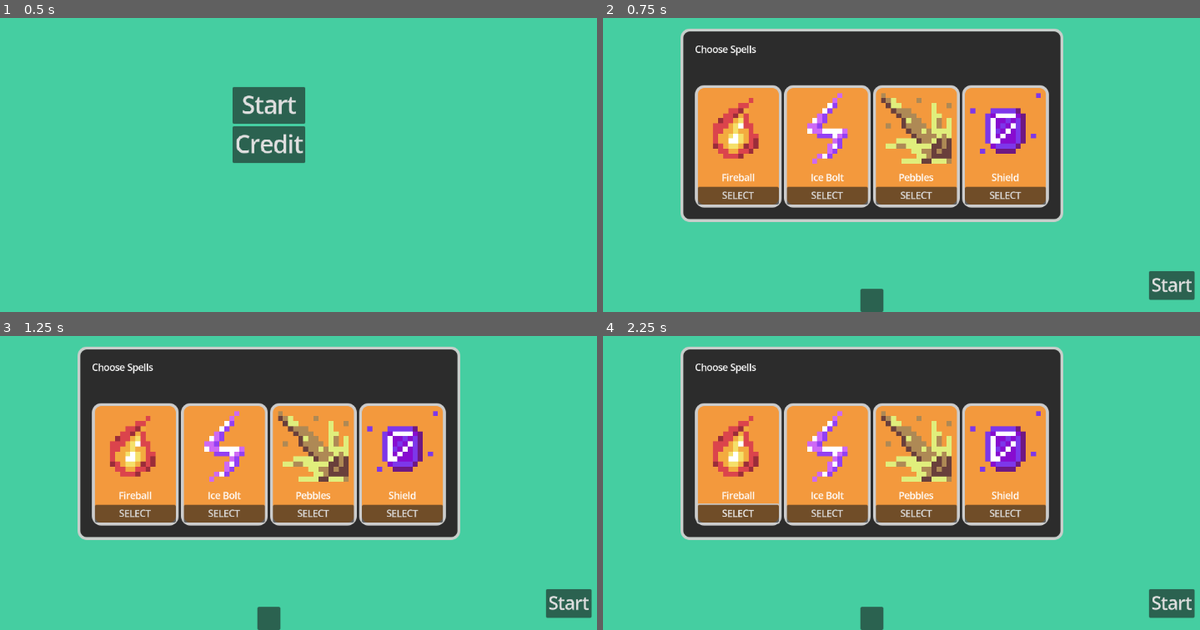
Above: before the commit, frames 1-4 (two rows, left to right).
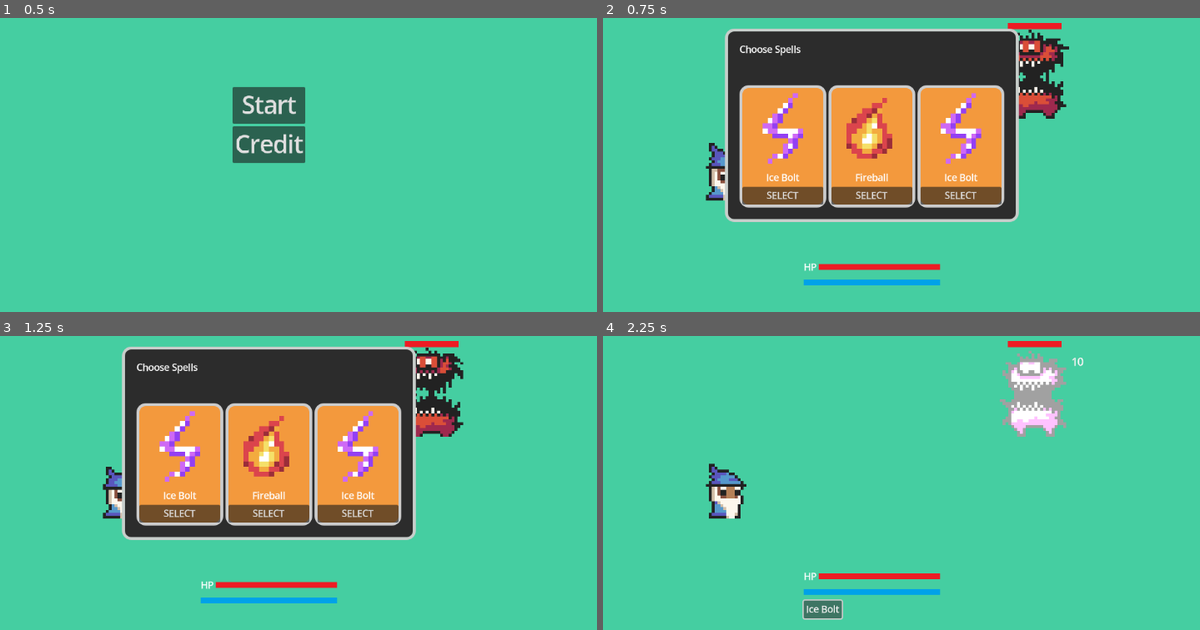
Above: after the commit, the same moments.

Repository: fireflies001/simple-turn-based-rogue-like-game
Game: Godot game, scene res://scenes/menu.tscn
Two runs of this game, one before a commit and one after it. Both use one fixed random seed, a clock stepped at 60 frames per second and the inputs below.
Inputs (mouse positions are in pixels of both pictures, inside the frame that each line leads up to):
- Up to frame 1 (0.5 s): no input
- Up to frame 2 (0.75 s): click "Start" at 0.5 s
- Up to frame 3 (1.25 s): no input
- Up to frame 4 (2.25 s): click "SELECT" at 1.25 s; click (823, 609) at 2 s, where only the run after the commit has a clickable "Ice Bolt"

Frame 1 is identical in both runs. In frame 2, 22% of the frame differs, in the area x 12-100%, y 1-100%; in frame 3, 22%; in frame 4, 45%.

Commit message:
refine combat added new logic on health and damage taken

Diff:
--- a/healthbar.tscn
+++ /dev/null
@@ -1,9 +0,0 @@
-[gd_scene load_steps=2 format=3 uid="uid://c1gbja3arjtxp"]
-
-[sub_resource type="CompressedTexture2D" id="CompressedTexture2D_8y64o"]
-load_path = "res://.godot/imported/04.png-801a60834239031a1f0f78f41842d7bd.ctex"
-
-[node name="health" type="Sprite2D"]
-texture = SubResource("CompressedTexture2D_8y64o")
-region_enabled = true
-region_rect = Rect2(50.4847, 5.89097, 42.7012, 5.54035)
--- a/scenes/enemy_1.tscn
+++ b/scenes/enemy_1.tscn
@@ -1,11 +1,13 @@
-[gd_scene load_steps=10 format=3 uid="uid://cy0o870pisfsm"]
+[gd_scene load_steps=12 format=3 uid="uid://cy0o870pisfsm"]
 
 [ext_resource type="Script" path="res://scripts/enemy_1.gd" id="1_5oig6"]
 [ext_resource type="Texture2D" uid="uid://ccmubk5tmmjit" path="res://icons/enemy1/big_demon_idle_anim_f0.png" id="1_qk7bh"]
 [ext_resource type="Texture2D" uid="uid://c0na1l4xek5oq" path="res://icons/enemy1/big_demon_idle_anim_f1.png" id="2_dq5hw"]
 [ext_resource type="Texture2D" uid="uid://7u1rw14b2rfo" path="res://icons/enemy1/big_demon_idle_anim_f2.png" id="3_lubvp"]
 [ext_resource type="Texture2D" uid="uid://pfnc0no4i8uf" path="res://icons/enemy1/big_demon_idle_anim_f3.png" id="4_vpnn6"]
+[ext_resource type="Texture2D" uid="uid://vqrv34q2w12j" path="res://icons/OVER.png" id="6_3qf3j"]
 [ext_resource type="PackedScene" uid="uid://cj7a8bujyp65o" path="res://scenes/health.tscn" id="6_bkf0t"]
+[ext_resource type="Texture2D" uid="uid://cm5jw5ybvscpv" path="res://icons/HP.png" id="6_c0yi2"]
 
 [sub_resource type="SpriteFrames" id="SpriteFrames_1vgop"]
 animations = [{
@@ -49,10 +51,10 @@
 shape = SubResource("CircleShape2D_ftynm")
 
 [node name="PanelContainer" type="PanelContainer" parent="."]
-offset_left = 8.0
-offset_top = -55.0
-offset_right = 91.0
-offset_bottom = 175.0
+offset_left = -9.0
+offset_top = -51.0
+offset_right = 114.0
+offset_bottom = 179.0
 theme_override_styles/panel = SubResource("StyleBoxFlat_u5qqd")
 
 [node name="MarginContainer" type="MarginContainer" parent="PanelContainer"]
@@ -66,14 +68,11 @@
 layout_mode = 2
 theme_override_constants/separation = 150
 
-[node name="Label" type="Label" parent="PanelContainer/MarginContainer/VBoxContainer"]
-layout_mode = 2
-text = "Enemy"
-
-[node name="ProgressBar" type="ProgressBar" parent="PanelContainer/MarginContainer/VBoxContainer"]
+[node name="ProgressBar" type="TextureProgressBar" parent="PanelContainer/MarginContainer/VBoxContainer"]
 layout_mode = 2
 value = 100.0
-show_percentage = false
+texture_under = ExtResource("6_3qf3j")
+texture_progress = ExtResource("6_c0yi2")
 
 [node name="health" parent="." instance=ExtResource("6_bkf0t")]
 health_points = 100.0
--- /dev/null
+++ b/scenes/popup_skill.tscn
@@ -0,0 +1,57 @@
+[gd_scene load_steps=3 format=3 uid="uid://bf0vis0msggay"]
+
+[ext_resource type="Script" path="res://scripts/popup_skill.gd" id="1_y8ro2"]
+
+[sub_resource type="StyleBoxFlat" id="StyleBoxFlat_bwey4"]
+bg_color = Color(0.172549, 0.172549, 0.172549, 1)
+border_width_left = 5
+border_width_top = 5
+border_width_right = 5
+border_width_bottom = 5
+border_color = Color(0.784314, 0.807843, 0.796078, 1)
+corner_radius_top_left = 15
+corner_radius_top_right = 15
+corner_radius_bottom_right = 15
+corner_radius_bottom_left = 15
+
+[node name="popup_skill" type="Control"]
+layout_mode = 3
+anchors_preset = 15
+anchor_right = 1.0
+anchor_bottom = 1.0
+grow_horizontal = 2
+grow_vertical = 2
+script = ExtResource("1_y8ro2")
+
+[node name="PanelContainer" type="PanelContainer" parent="."]
+layout_mode = 1
+anchors_preset = 8
+anchor_left = 0.5
+anchor_top = 0.5
+anchor_right = 0.5
+anchor_bottom = 0.5
+offset_left = -78.5
+offset_top = -61.5
+offset_right = 78.5
+offset_bottom = 61.5
+grow_horizontal = 2
+grow_vertical = 2
+theme_override_styles/panel = SubResource("StyleBoxFlat_bwey4")
+
+[node name="MarginContainer" type="MarginContainer" parent="PanelContainer"]
+layout_mode = 2
+theme_override_constants/margin_left = 20
+theme_override_constants/margin_top = 20
+theme_override_constants/margin_right = 20
+theme_override_constants/margin_bottom = 20
+
+[node name="VBoxContainer" type="VBoxContainer" parent="PanelContainer/MarginContainer"]
+layout_mode = 2
+theme_override_constants/separation = 50
+
+[node name="Label" type="Label" parent="PanelContainer/MarginContainer/VBoxContainer"]
+layout_mode = 2
+text = "Choose Spells"
+
+[node name="HBoxContainer" type="HBoxContainer" parent="PanelContainer/MarginContainer/VBoxContainer"]
+layout_mode = 2
--- /dev/null
+++ b/scenes/world.gd
@@ -0,0 +1,39 @@
+extends Control
+
+@onready var popup = $popup_skill
+@onready var skillContainer = $skillContainer/MarginContainer/VBoxContainer/HBoxContainer
+@onready var healthbar = $skillContainer/MarginContainer/VBoxContainer/HBoxContainer2/TextureProgressBar
+@export var healthNode: HEALTH
+@onready var player = $player
+@onready var damagepos = $damage_pos
+@onready var textContainer = $textContainer
+@onready var textAnimation = $AnimationPlayer
+# Called when the node enters the scene tree for the first time.
+signal attack_enemy(value: String)
+signal popup_skill()
+
+func _on_popup_skill_added_skill(value):
+	for child in skillContainer.get_children():
+		child.queue_free()
+	popup.visible = false
+	var skill = Button.new()
+	skill.text = value["name"]
+	skill.connect("pressed", Callable(self, "skill_pressed").bind(value))
+	skillContainer.add_child(skill)
+
+func skill_pressed(skill):
+
+	emit_signal("attack_enemy",skill)
+
+func _on_enemy_1_attack_player(value):
+	var Enemy_turn_text = Label.new()
+	Enemy_turn_text.text = "ENEMY TURN"
+	textContainer.add_child(Enemy_turn_text)
+	textAnimation.play("skill_dialog")
+	await get_tree().create_timer(2).timeout
+	textAnimation.play("skill_dialog_out")
+	await get_tree().create_timer(2).timeout
+	Enemy_turn_text.queue_free()
+	await get_tree().create_timer(1).timeout
+	healthbar.value = await healthNode.damage_taken(healthbar.value,10,player.get_node("AnimatedSprite2D"), damagepos.global_position, value)
+	emit_signal("popup_skill")
--- a/scenes/world.tscn
+++ b/scenes/world.tscn
@@ -1,21 +1,73 @@
-[gd_scene load_steps=7 format=3 uid="uid://dcaqry2jfh0jy"]
+[gd_scene load_steps=14 format=3 uid="uid://dcaqry2jfh0jy"]
 
 [ext_resource type="PackedScene" uid="uid://cy0o870pisfsm" path="res://scenes/enemy_1.tscn" id="1_8m2j1"]
+[ext_resource type="Script" path="res://scenes/world.gd" id="1_wcub6"]
 [ext_resource type="PackedScene" uid="uid://dsvbph1aqci8n" path="res://scenes/player.tscn" id="2_hcr3v"]
 [ext_resource type="Texture2D" uid="uid://vqrv34q2w12j" path="res://icons/OVER.png" id="3_oumiq"]
 [ext_resource type="Texture2D" uid="uid://cm5jw5ybvscpv" path="res://icons/HP.png" id="4_7xkwk"]
 [ext_resource type="Texture2D" uid="uid://oi5x1xrsxf4a" path="res://icons/MANA.png" id="5_1qput"]
+[ext_resource type="PackedScene" uid="uid://bf0vis0msggay" path="res://scenes/popup_skill.tscn" id="7_e4vo0"]
+[ext_resource type="PackedScene" uid="uid://cj7a8bujyp65o" path="res://scenes/health.tscn" id="8_iyww7"]
+
+[sub_resource type="Animation" id="Animation_fwtkx"]
+resource_name = "skill_dialog"
+length = 0.5
+tracks/0/type = "value"
+tracks/0/imported = false
+tracks/0/enabled = true
+tracks/0/path = NodePath(".:position")
+tracks/0/interp = 1
+tracks/0/loop_wrap = true
+tracks/0/keys = {
+"times": PackedFloat32Array(0, 0.5),
+"transitions": PackedFloat32Array(1, 1),
+"update": 0,
+"values": [Vector2(-100, 304), Vector2(556, 304)]
+}
+
+[sub_resource type="Animation" id="Animation_yauw0"]
+resource_name = "skill_dialog_out"
+length = 0.5
+tracks/0/type = "value"
+tracks/0/imported = false
+tracks/0/enabled = true
+tracks/0/path = NodePath(".:position")
+tracks/0/interp = 1
+tracks/0/loop_wrap = true
+tracks/0/keys = {
+"times": PackedFloat32Array(0, 0.5),
+"transitions": PackedFloat32Array(1, 1),
+"update": 0,
+"values": [Vector2(556, 304), Vector2(2000, 304)]
+}
+
+[sub_resource type="AnimationLibrary" id="AnimationLibrary_ox2fw"]
+_data = {
+"skill_dialog": SubResource("Animation_fwtkx"),
+"skill_dialog_out": SubResource("Animation_yauw0")
+}
 
 [sub_resource type="StyleBoxFlat" id="StyleBoxFlat_5tvxa"]
 bg_color = Color(0.6, 0.6, 0.6, 0)
 
-[node name="world" type="Control"]
+[sub_resource type="StyleBoxFlat" id="StyleBoxFlat_2006g"]
+bg_color = Color(0.6, 0.6, 0.6, 0)
+
+[node name="world" type="Control" node_paths=PackedStringArray("healthNode")]
 layout_mode = 3
 anchors_preset = 15
 anchor_right = 1.0
 anchor_bottom = 1.0
 grow_horizontal = 2
 grow_vertical = 2
+script = ExtResource("1_wcub6")
+healthNode = NodePath("health")
+
+[node name="AnimationPlayer" type="AnimationPlayer" parent="."]
+root_node = NodePath("../textContainer")
+libraries = {
+"": SubResource("AnimationLibrary_ox2fw")
+}
 
 [node name="ColorRect" type="ColorRect" parent="."]
 layout_mode = 1
@@ -27,48 +79,43 @@
 color = Color(0.270588, 0.807843, 0.631373, 1)
 
 [node name="enemy1" parent="." instance=ExtResource("1_8m2j1")]
-position = Vector2(856, 183)
+position = Vector2(805, 183)
 
 [node name="player" parent="." instance=ExtResource("2_hcr3v")]
-position = Vector2(255, 378)
+position = Vector2(319, 385)
 
-[node name="PanelContainer" type="PanelContainer" parent="."]
+[node name="skillContainer" type="PanelContainer" parent="."]
 layout_mode = 1
-anchors_preset = 7
-anchor_left = 0.5
+anchors_preset = 12
 anchor_top = 1.0
-anchor_right = 0.5
+anchor_right = 1.0
 anchor_bottom = 1.0
-offset_left = -243.0
-offset_top = -222.0
-offset_right = 23.0
-offset_bottom = -111.0
+offset_top = -124.0
 grow_horizontal = 2
 grow_vertical = 0
-scale = Vector2(2, 2)
 theme_override_styles/panel = SubResource("StyleBoxFlat_5tvxa")
 
-[node name="MarginContainer" type="MarginContainer" parent="PanelContainer"]
+[node name="MarginContainer" type="MarginContainer" parent="skillContainer"]
 layout_mode = 2
 theme_override_constants/margin_left = 20
 theme_override_constants/margin_top = 20
 theme_override_constants/margin_right = 20
 theme_override_constants/margin_bottom = 20
 
-[node name="VBoxContainer" type="VBoxContainer" parent="PanelContainer/MarginContainer"]
+[node name="VBoxContainer" type="VBoxContainer" parent="skillContainer/MarginContainer"]
 layout_mode = 2
 size_flags_horizontal = 4
 size_flags_vertical = 4
 theme_override_constants/separation = 10
 
-[node name="HBoxContainer2" type="HBoxContainer" parent="PanelContainer/MarginContainer/VBoxContainer"]
+[node name="HBoxContainer2" type="HBoxContainer" parent="skillContainer/MarginContainer/VBoxContainer"]
 layout_mode = 2
 
-[node name="Label" type="Label" parent="PanelContainer/MarginContainer/VBoxContainer/HBoxContainer2"]
+[node name="Label" type="Label" parent="skillContainer/MarginContainer/VBoxContainer/HBoxContainer2"]
 layout_mode = 2
 text = "HP"
 
-[node name="TextureProgressBar" type="TextureProgressBar" parent="PanelContainer/MarginContainer/VBoxContainer/HBoxContainer2"]
+[node name="TextureProgressBar" type="TextureProgressBar" parent="skillContainer/MarginContainer/VBoxContainer/HBoxContainer2"]
 layout_mode = 2
 size_flags_vertical = 4
 value = 100.0
@@ -79,7 +126,7 @@
 texture_under = ExtResource("3_oumiq")
 texture_progress = ExtResource("4_7xkwk")
 
-[node name="TextureProgressBar2" type="TextureProgressBar" parent="PanelContainer/MarginContainer/VBoxContainer"]
+[node name="TextureProgressBar2" type="TextureProgressBar" parent="skillContainer/MarginContainer/VBoxContainer"]
 layout_mode = 2
 size_flags_vertical = 4
 value = 100.0
@@ -90,21 +137,33 @@
 texture_under = ExtResource("3_oumiq")
 texture_progress = ExtResource("5_1qput")
 
-[node name="HBoxContainer" type="HBoxContainer" parent="PanelContainer/MarginContainer/VBoxContainer"]
+[node name="HBoxContainer" type="HBoxContainer" parent="skillContainer/MarginContainer/VBoxContainer"]
 layout_mode = 2
 
-[node name="Button" type="Button" parent="PanelContainer/MarginContainer/VBoxContainer/HBoxContainer"]
-layout_mode = 2
-text = "fire"
+[node name="popup_skill" parent="." instance=ExtResource("7_e4vo0")]
+layout_mode = 1
 
-[node name="Button2" type="Button" parent="PanelContainer/MarginContainer/VBoxContainer/HBoxContainer"]
-layout_mode = 2
-text = "water"
+[node name="health" parent="." instance=ExtResource("8_iyww7")]
 
-[node name="Button3" type="Button" parent="PanelContainer/MarginContainer/VBoxContainer/HBoxContainer"]
-layout_mode = 2
-text = "thunder"
+[node name="damage_pos" type="Node2D" parent="."]
+position = Vector2(275, 383)
 
-[node name="Button4" type="Button" parent="PanelContainer/MarginContainer/VBoxContainer/HBoxContainer"]
-layout_mode = 2
-text = "shield"
+[node name="textContainer" type="PanelContainer" parent="."]
+layout_mode = 1
+anchors_preset = 8
+anchor_left = 0.5
+anchor_top = 0.5
+anchor_right = 0.5
+anchor_bottom = 0.5
+offset_left = -676.0
+offset_top = -20.0
+offset_right = -635.997
+offset_bottom = 20.002
+grow_horizontal = 2
+grow_vertical = 2
+theme_override_styles/panel = SubResource("StyleBoxFlat_2006g")
+
+[connection signal="attack_enemy" from="." to="enemy1" method="_on_world_attack_enemy"]
+[connection signal="popup_skill" from="." to="popup_skill" method="_on_world_popup_skill"]
+[connection signal="attack_player" from="enemy1" to="." method="_on_enemy_1_attack_player"]
+[connection signal="added_skill" from="popup_skill" to="." method="_on_popup_skill_added_skill"]
--- a/scripts/card.gd
+++ b/scripts/card.gd
@@ -4,15 +4,14 @@
 @export var card_description: String
 @export var card_icon: Texture
 
+
 # References to UI elements
 @onready var title_label = $MarginContainer/VBoxContainer/Label
 @onready var icon_texture_rect = $MarginContainer/VBoxContainer/TextureRect
 @onready var vbox = $MarginContainer/VBoxContainer
 var select_skill: Button = null  # Declare the button outside to keep track of it
-
+var skill: Dictionary
 signal skill_pressed(value: String)
-func _ready():
-	update_card()
 
 func update_card():
 
@@ -22,9 +21,12 @@
 	if select_skill == null and (card_title != null and card_title != ""):
 		select_skill = Button.new()
 		select_skill.text = "SELECT"
-		select_skill.connect("pressed", Callable(self, "on_pressed").bind(card_title))
+		select_skill.connect("pressed", Callable(self, "on_pressed").bind(skill))
 		vbox.add_child(select_skill)
 
 func on_pressed(value):
 	SavedSkills.add_to_skill(value)
 	emit_signal("skill_pressed",value)
+
+func get_skill_effect(value):
+	skill = value
--- a/scripts/enemy_1.gd
+++ b/scripts/enemy_1.gd
@@ -4,12 +4,16 @@
 const SPEED = 300.0
 const JUMP_VELOCITY = -400.0
 @export var healthNode: HEALTH
-# Get the gravity from the project settings to be synced with RigidBody nodes.
-var gravity = ProjectSettings.get_setting("physics/2d/default_gravity")
 @onready var sprite = $AnimatedSprite2D
 @onready var healthbar = $PanelContainer/MarginContainer/VBoxContainer/ProgressBar
 @onready var damagepos = $damage_pos
-func _physics_process(delta):
+const JSON_FILE_PATH: String = "res://scripts/skills.json"
+signal attack_player(value)
 
-	if Input.is_action_just_pressed("attack"):
-		healthNode.damage_taken(healthbar.value,10,sprite, damagepos.global_position)
+func _on_world_attack_enemy(value):
+	healthbar.value = await healthNode.damage_taken(healthbar.value,10,sprite, damagepos.global_position,value)
+	await get_tree().create_timer(1).timeout
+	var json_data = FileAccess.open(JSON_FILE_PATH, FileAccess.READ)
+	var data = JSON.parse_string(json_data.get_as_text())
+	var i = randi_range(0,data.size()-1)
+	emit_signal("attack_player",data[i])
--- a/scripts/health.gd
+++ b/scripts/health.gd
@@ -14,12 +14,38 @@
 		health *= multiplier
 	return health
 
-func damage_taken(curHealth, value, sprite, curposition):
-	curHealth -= value
-	DamageNumber.display_damage(value, curposition)
-	sprite_flash(sprite)
-	return curHealth
+func damage_taken(curHealth, value, sprite, curposition, skill):
+	var damage: Dictionary
+	damage = await skill_effect(curHealth, sprite, skill,curposition)
+	if damage["effect_class"] == "DAMAGE":
+		curHealth -= damage["total_damage"]
+		return curHealth
+	else:
+		curHealth += damage["total_healing"]
+		return curHealth
 
 func sprite_flash(sprite):
 	var tween: Tween = create_tween()
 	tween.tween_property(sprite, "modulate:v", 1, 0.25).from(15)
+
+func skill_effect(current_health, sprite, skill, curposition) -> Dictionary:
+	var damage_dict = {
+		"effect_class": "",
+		"total_damage": 0,
+		"total_healing": 0
+	}
+	if skill["status_effect"] == "DEBUFF":
+		if skill["kind_of_status"] == "DOT":
+			damage_dict["effect_class"] = "DAMAGE"
+			damage_dict["total_damage"] = skill["damage"] + skill["status_dmg"]
+			DamageNumber.display_damage(skill["damage"], curposition)
+			sprite_flash(sprite)
+			await get_tree().create_timer(1).timeout
+			DamageNumber.display_damage(skill["status_dmg"], curposition)
+			sprite_flash(sprite)
+		return damage_dict
+	else:
+		if skill["kind_of_status"] == "HEALING":
+			damage_dict["effect_class"] = "DAMAGE"
+			damage_dict["total_healing"] = skill["status_buff"]
+		return damage_dict
--- a/scripts/menu.gd
+++ b/scripts/menu.gd
@@ -4,4 +4,4 @@
 
 
 func _on_start_pressed():
-	get_tree().change_scene_to_file("res://scenes/skill_selection.tscn")
+	get_tree().change_scene_to_file("res://scenes/world.tscn")
--- /dev/null
+++ b/scripts/popup_skill.gd
@@ -0,0 +1,38 @@
+extends Control
+
+
+const CARD_SCENE = preload("res://scenes/card.tscn")
+@onready var hbox = $PanelContainer/MarginContainer/VBoxContainer/HBoxContainer
+const JSON_FILE_PATH: String = "res://scripts/skills.json"
+# Called when the node enters the scene tree for the first time.
+
+signal added_skill(value: String)
+func _ready():
+	load_cards()
+
+func test_signal(value):
+	emit_signal("added_skill",value)
+
+
+func load_cards():
+	var json_data = FileAccess.open(JSON_FILE_PATH, FileAccess.READ)
+	var data = JSON.parse_string(json_data.get_as_text())
+
+	for n in range(3):
+		var i = randi_range(0,data.size()-1)
+		var card = CARD_SCENE.instantiate()
+		hbox.add_child(card)
+		card.card_title = data[i]["name"]
+		card.card_description = data[i]["desc"]
+		card.card_icon = load("res://icons/" + data[i]["icon"])
+		card.get_skill_effect(data[i])
+		card.update_card()
+		card.skill_pressed.connect(Callable(self,"test_signal"))
+
+
+func _on_world_popup_skill():
+	for child in hbox.get_children():
+		child.queue_free()
+	load_cards()
+	await get_tree().create_timer(2).timeout
+	visible = true
--- a/scripts/saved_skills.gd
+++ b/scripts/saved_skills.gd
@@ -1,12 +1,7 @@
 extends Node
 
-var chosen_skill: Array = []
+var chosen_skill: Dictionary
 
 
 func add_to_skill(value):
-	chosen_skill.append(value)
-
-
-func remove_skill(index):
-	if index >= 0 and index < chosen_skill.size():
-		chosen_skill.remove_at(index)
+	chosen_skill = value
--- a/scripts/skills.json
+++ b/scripts/skills.json
@@ -3,6 +3,10 @@
 		"name": "Fireball",
 		"damage": 20,
 		"cooldown": 2,
+		"status_effect": "DEBUFF",
+		"status_dmg": 5,
+		"status_buff": 0,
+		"kind_of_status": "DOT",
 		"desc": "A ball that is made of fire.",
 		"icon": "tile000.png"
 	},
@@ -10,6 +14,10 @@
 		"name": "Ice Bolt",
 		"damage": 10,
 		"cooldown": 2,
+		"status_effect": "DEBUFF",
+		"status_dmg": 5,
+		"status_buff": 0,
+		"kind_of_status": "DOT",
 		"desc": "Have you seen an electricity that is an ice? Now you will.",
 		"icon": "tile160.png"
 	},
@@ -17,6 +25,10 @@
 		"name": "Pebbles",
 		"damage": 5,
 		"cooldown": 2,
+		"status_effect": "DEBUFF",
+		"status_dmg": 5,
+		"status_buff": 0,
+		"kind_of_status": "DOT",
 		"desc": "Small stones that you throw.",
 		"icon": "tile382.png"
 	},
@@ -24,7 +36,22 @@
 		"name": "Shield",
 		"damage": 0,
 		"cooldown": 2,
+		"status_effect": "DEBUFF",
+		"status_dmg": 5,
+		"status_buff": 0,
+		"kind_of_status": "DOT",
 		"desc": "We doing this by hand!!",
 		"icon": "tile127.png"
+	},
+	{
+		"name": "Heal",
+		"damage": 0,
+		"cooldown": 2,
+		"status_effect": "BUFF",
+		"status_dmg": 0,
+		"status_buff": 20,
+		"kind_of_status": "HEALING",
+		"desc": "We doing this by hand!!",
+		"icon": "tile369.png"
 	}
 ]
Binary file added: icons/tile369.png
Not shown, added: icons/tile369.png.import
